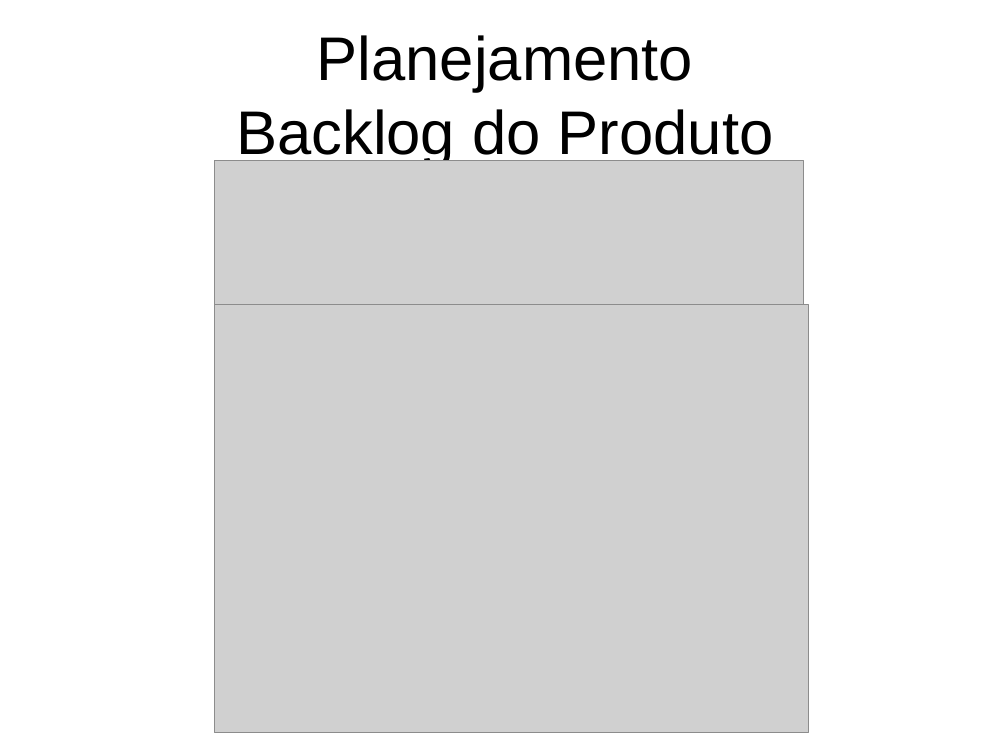
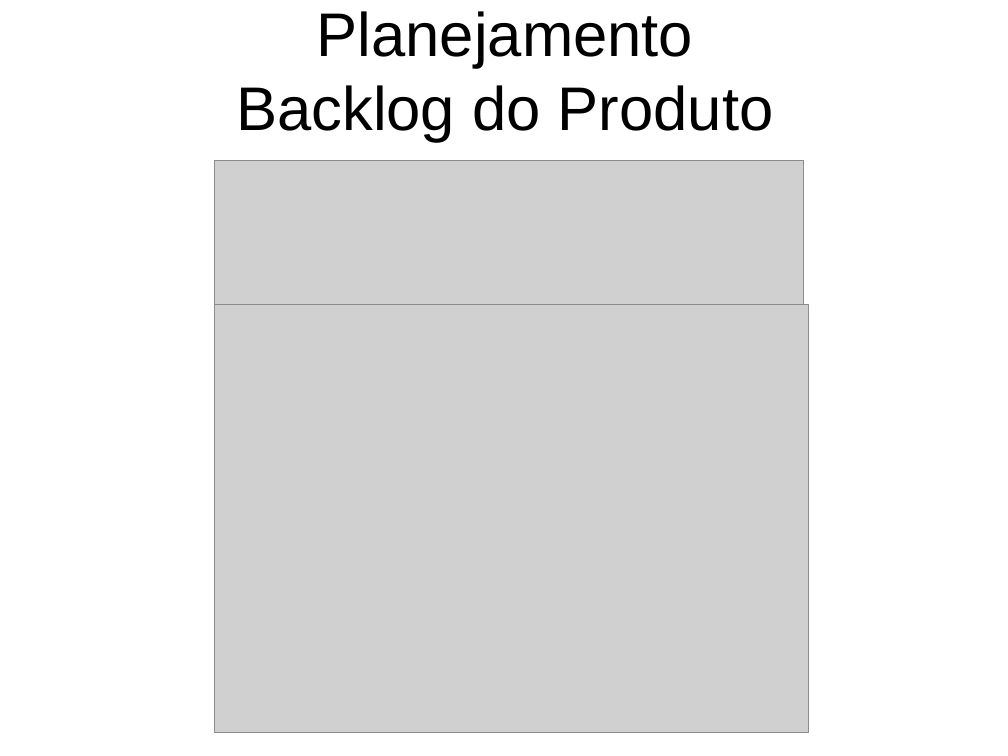
Before and after one commit to Pedro-V/projetorium, a slide deck: slide 14 of documentos/Projetorium-ESI-2023-1.odp. Drawn at 1008x756 pixels with LibreOffice and Linux fonts; fonts in the diff are those of the drawing; grey boxes stand for pictures. Boxes give left, top, right and bottom in pixels: in the first picture for what was removed or moved away, otherwise in the second. Text is boxed around its words. In the diff, an @@ line names an element or a change of style, - is before the commit and + after.

```diff
--- a/documentos/Projetorium-ESI-2023-1.odp
+++ b/documentos/Projetorium-ESI-2023-1.odp
@@ title "Planejamento Backlog do Produto": place and size @@
-title "Planejamento Backlog do Produto" at <box>236,35,774,166</box>
+title "Planejamento Backlog do Produto" at <box>236,11,774,142</box>
```
Also in this commit, not shown: 5 other slides changed, 1 slide added, 1 slide removed, 6 other files.
